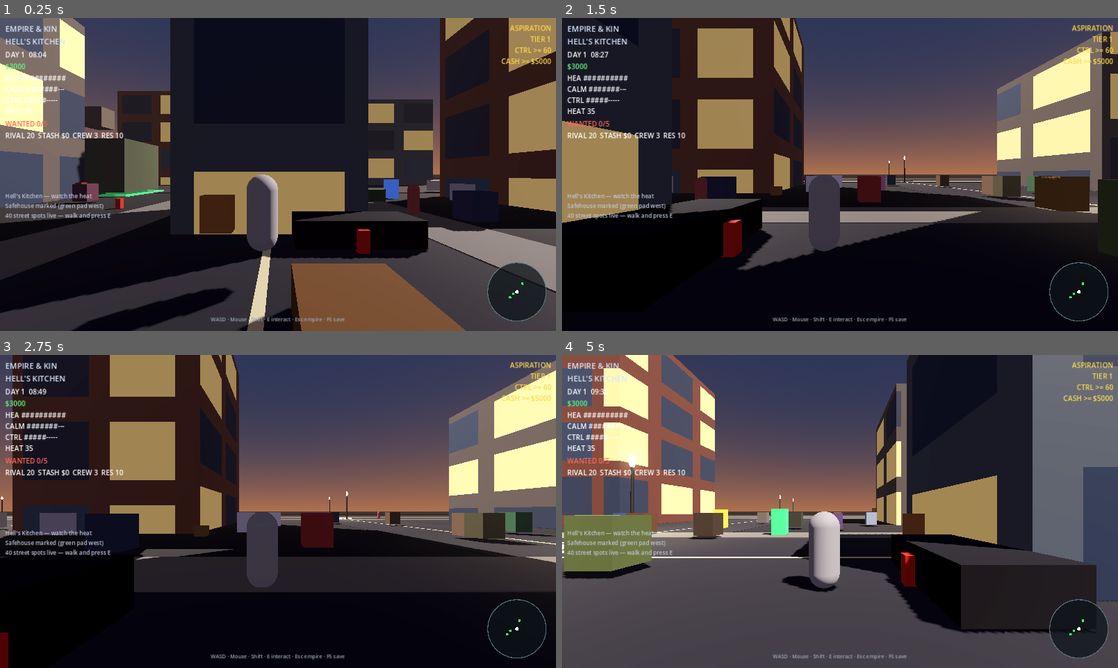
Above: before the commit, frames 1-4 (two rows, left to right).
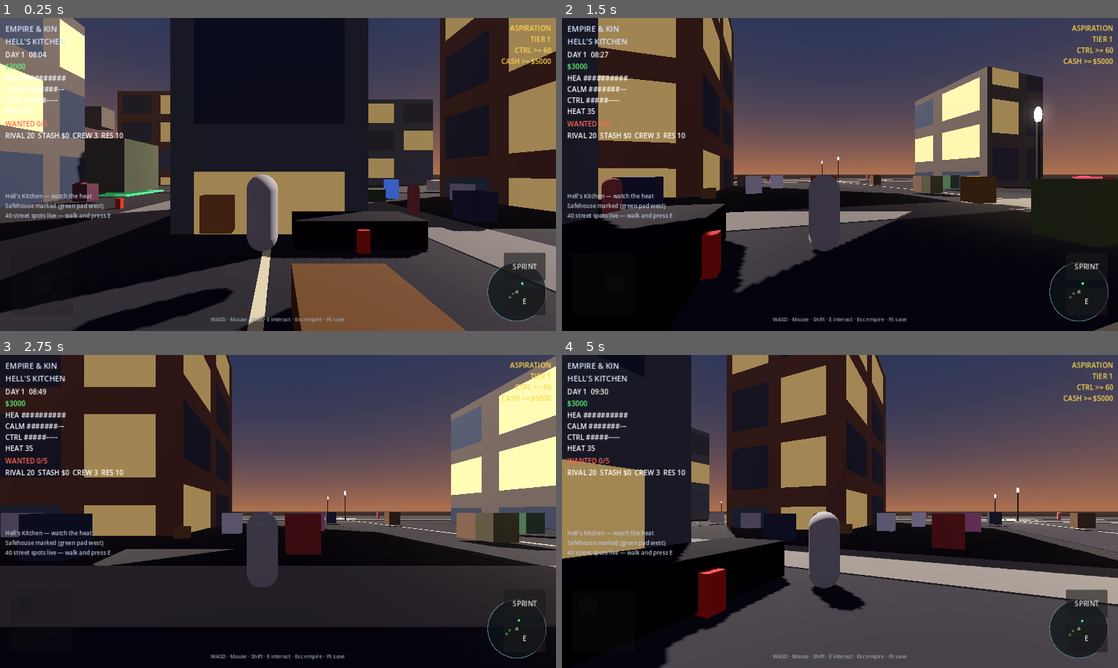
Above: after the commit, the same moments.

Repository: 5mil/empire-and-kin
Game: Godot game, scene res://scenes/main.tscn
Same seed, same stepped clock (60 frames per second), same inputs: the game is played once before the commit and once after it.
Inputs (mouse positions are in pixels of both pictures, inside the frame that each line leads up to):
- Up to frame 1 (0.25 s): no input
- Up to frame 2 (1.5 s): tap Enter at 0.5 s; move the mouse to (962, 158) at 0.52 s; hold D (move_right) 0.53-1.25 s; hold E (interact) 0.53-1.25 s; click (962, 158) at 0.67 s; drag from (728, 190) to (812, 237) at 1.27 s
- Up to frame 3 (2.75 s): move the mouse to (333, 442) at 2.02 s; hold D (move_right) from 2.03 s (still down); tap 2 at 2.1 s
- Up to frame 4 (5 s): release D (move_right) at 2.75 s; drag from (812, 574) to (673, 464) at 2.77 s; move the mouse to (1006, 558) at 3.52 s; hold A (move_left) 3.53-4.25 s; tap 4 at 3.6 s; drag from (673, 464) to (756, 433) at 4.27 s

The runs differ from the first frame. In frame 1, 0.5% of the frame differs, in the area x 90-99%, y 74-96%; in frame 2, 37%; in frame 3, 30%; in frame 4, 78%, in the area x 0-100%, y 0-100%.

Commit message:
godot: instance TouchControls in main for phone editor

Diff:
--- a/godot/scenes/main.tscn
+++ b/godot/scenes/main.tscn
@@ -11,6 +11,7 @@
 [ext_resource type="Script" path="res://scripts/cop_chase.gd" id="9_cop"]
 [ext_resource type="Script" path="res://scripts/day_night.gd" id="10_dn"]
 [ext_resource type="Script" path="res://scripts/rival_event.gd" id="11_riv"]
+[ext_resource type="PackedScene" path="res://scenes/touch_controls.tscn" id="12_touch"]
 
 [sub_resource type="ProceduralSkyMaterial" id="SkyMat"]
 sky_top_color = Color(0.15, 0.18, 0.28, 1)
@@ -173,3 +174,5 @@
 [node name="HUD" parent="." instance=ExtResource("5_hud")]
 
 [node name="EmpirePanel" parent="." instance=ExtResource("7_emp")]
+
+[node name="TouchControls" parent="." instance=ExtResource("12_touch")]
Not shown: 1 places in godot/scenes/main.tscn that only renumber resources
